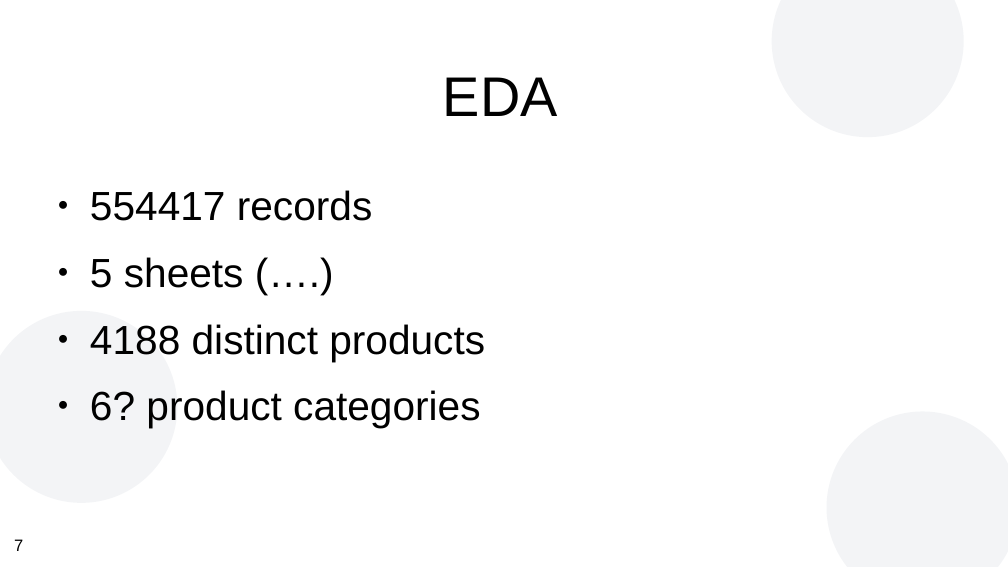
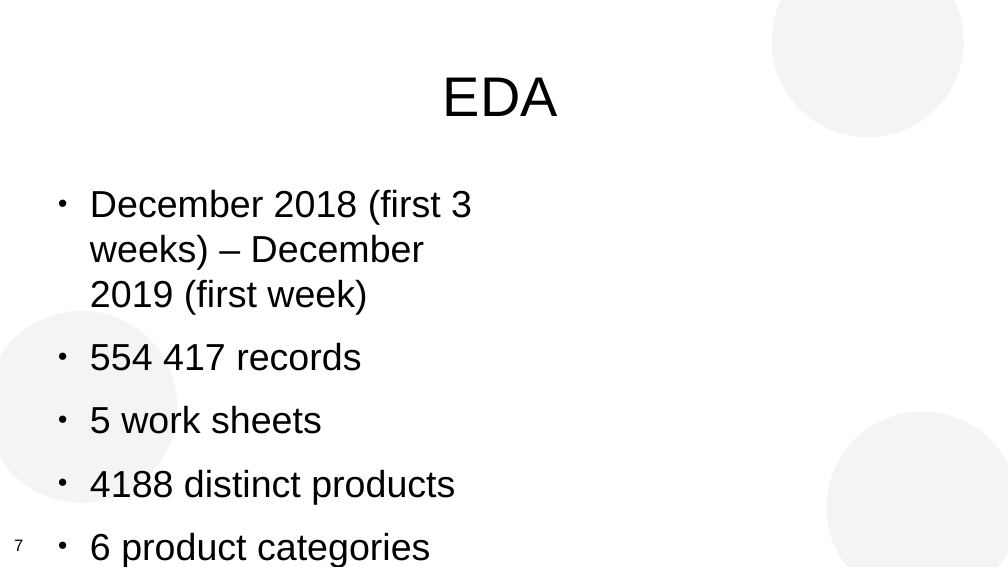
Before and after one commit to jmb-oddbook/ecom_project, a slide deck: slide 7 of presentation/vs_electronics.odp. Drawn at 1008x567 pixels with LibreOffice and Linux fonts; fonts in the diff are those of the drawing; background and template pictures are left out. Boxes give left, top, right and bottom in pixels: in the first picture for what was removed or moved away, otherwise in the second. Text is boxed around its words. In the diff, an @@ line names an element or a change of style, - is before the commit and + after.

```diff
--- a/presentation/vs_electronics.odp
+++ b/presentation/vs_electronics.odp
@@ text at (90, 189, 472, 434): text changed; size 32 to 29.6 pt @@
-● 554417 records
-● 5 sheets (….)
+● December 2018 (first 3 weeks) – December 2019 (first week)
+● 554 417 records
+● 5 work sheets
@@ text at (90, 469, 455, 504): size 32 to 29.6 pt in "4188 distinct products" @@
@@ text at (90, 532, 430, 567): text changed; size 32 to 29.6 pt @@
-● 6? product categories
+● 6 product categories
```
Also in this commit, not shown: 6 other slides changed, 1 slide added.
